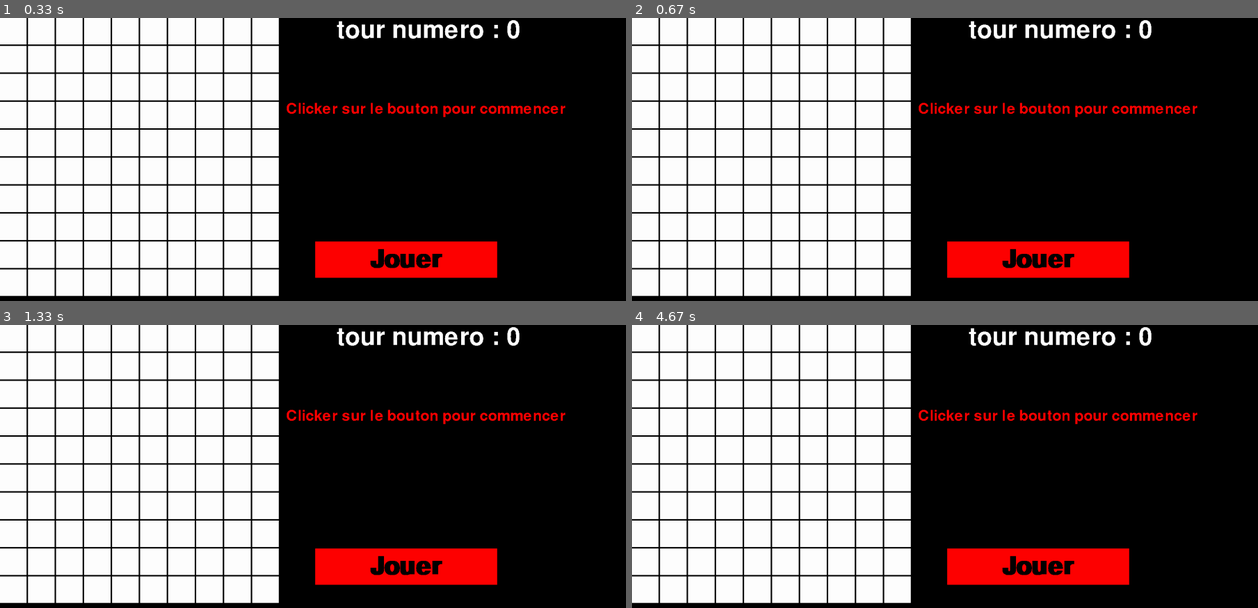
Above: before the commit, frames 1-4 (two rows, left to right).
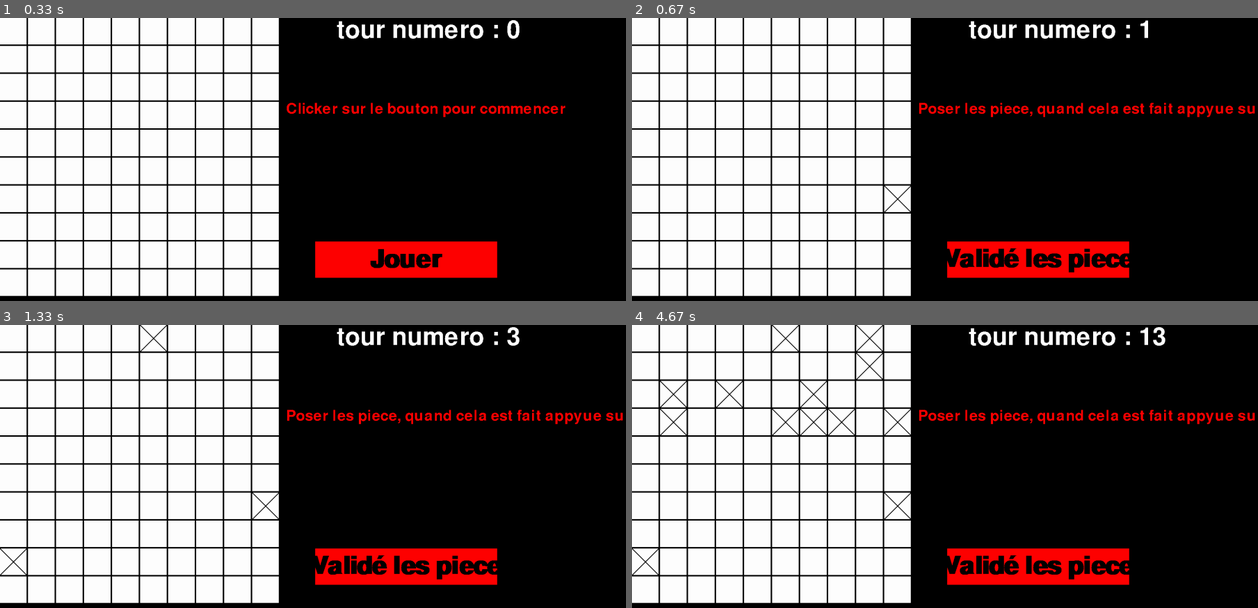
Above: after the commit, the same moments.

Repository: chokinyan/nsi-projet
Game: pygame game, started from trucsecret.py
Two runs of this game, one before a commit and one after it. Both use one fixed random seed, a clock stepped at 60 frames per second and the inputs below.
Inputs (mouse positions are in pixels of both pictures, inside the frame that each line leads up to):
- Up to frame 1 (0.33 s): no input
- Up to frame 2 (0.67 s): press the mouse at (1038, 258) at 0.37 s; move the mouse to (894, 187) at 0.47 s; release the mouse at (750, 117) at 0.6 s
- Up to frame 3 (1.33 s): press the mouse at (12, 562) at 0.7 s; move the mouse to (50, 517) at 0.8 s; release the mouse at (81, 472) at 0.93 s; press the mouse at (150, 336) at 1.03 s; move the mouse to (269, 392) at 1.13 s; release the mouse at (388, 446) at 1.27 s
- Up to frame 4 (4.67 s): press the mouse at (869, 364) at 1.53 s; move the mouse to (801, 364) at 1.63 s; release the mouse at (738, 361) at 1.77 s; press the mouse at (675, 392) at 1.87 s; move the mouse to (763, 378) at 1.97 s; release the mouse at (857, 361) at 2.1 s; press the mouse at (869, 336) at 2.2 s; move the mouse to (938, 358) at 2.3 s; release the mouse at (1013, 384) at 2.43 s; press the mouse at (813, 421) at 2.53 s; move the mouse to (769, 404) at 2.63 s; release the mouse at (725, 390) at 2.77 s; press the mouse at (894, 421) at 2.87 s; move the mouse to (832, 452) at 2.97 s; release the mouse at (769, 483) at 3.1 s; press the mouse at (782, 421) at 3.2 s; move the mouse to (907, 432) at 3.3 s; release the mouse at (1032, 441) at 3.43 s; press the mouse at (675, 421) at 3.53 s; move the mouse to (813, 489) at 3.63 s; release the mouse at (951, 557) at 3.77 s; press the mouse at (813, 392) at 3.87 s; move the mouse to (819, 381) at 3.97 s; release the mouse at (826, 367) at 4.1 s; press the mouse at (838, 421) at 4.2 s; move the mouse to (995, 441) at 4.3 s; release the mouse at (1145, 460) at 4.43 s; press the mouse at (725, 392) at 4.53 s; move the mouse to (932, 455) at 4.63 s

Frame 1 is identical in both runs. In frame 2, 2.5% of the frame differs, in the area x 40-100%, y 0-90%; in frame 3, 2.6%; in frame 4, 3.3%, in the area x 0-100%, y 0-90%.

Commit message:
commencement de l'ajout des pieces

Diff:
--- a/trucsecret.py
+++ b/trucsecret.py
@@ -10,7 +10,7 @@
 # 2 Contre-torpilleurs (3 cases) ;
 # 1 Torpilleur (2 cases).
 
-def phase_jeu(phase,ecran):
+def phase_jeu():
     if phase == 1:
         plateau_rect = [[] for i in range(10)]
         for j in range(10):
@@ -52,7 +52,7 @@
 tour_surf.blit(tour_texte,(0,0))
 ecran.blit(tour_surf.copy(),tour_rect)
 #75*75 les case
-text_rect = pygame.rect.Rect((plateau_rect[3][-1].x + plateau_rect[3][-1].width + 20,plateau_rect[3][-1].y),(930,plateau_rect[6][-1].y))
+text_rect = pygame.rect.Rect((plateau_rect[3][-1].x + plateau_rect[3][-1].width + 20,plateau_rect[3][-1].y),(930,plateau_rect[4][-1].y))
 txt_surf = ecran.subsurface(text_rect)
 texte_fond = pygame.font.SysFont("None",60)
 text = texte_fond.render("Clicker sur le bouton pour commencer",False,(255,0,0))
@@ -65,16 +65,25 @@
 bt_txt = bt_txt_fond.render("Jouer",False,(0,0,0))
 bouton_surf.blit(bt_txt,bt_txt.get_rect(center = bouton_surf.get_rect().center))
 ecran.blit(bouton_surf.copy(),bouton_rect)
+
 while not(end):
+
     pygame.display.flip()
+
     if game_play:
+
         for collone in plateau_rect:
+
             for case in collone:
+
                 if case.collidepoint(pygame.mouse.get_pos()) and pygame.mouse.get_pressed()[0]:
+
                     if toucher:
+
                         pygame.draw.line(ecran,(255,0,0),(case.x,case.y),(case.x + case.width,case.y + case.height),width=3)
                         pygame.draw.line(ecran,(255,0,0),(case.x,case.y + case.height),(case.x + case.width,case.y),width=3)
                     else:
+
                         pygame.draw.line(ecran,(0,0,0),(case.x,case.y),(case.x + case.width,case.y + case.height),width=3)
                         pygame.draw.line(ecran,(0,0,0),(case.x,case.y + case.height),(case.x + case.width,case.y),width=3)
                     tour += 1
@@ -85,11 +94,28 @@
                     pygame.display.flip()
                     pygame.time.wait(250)
 
+    if bouton_rect.collidepoint(pygame.mouse.get_pos()) and pygame.mouse.get_pressed()[0] and not(game_play):
+
+        game_play = True
+        txt_surf.fill((0,0,0))
+        text = texte_fond.render("Poser les piece, quand cela est fait appyue sur le bouton",False,(255,0,0))
+        txt_surf.blit(text,(0,0))
+        bouton_surf.fill((255,0,0))
+        bt_txt = bt_txt_fond.render("Validé les piece",False,(0,0,0))
+        bouton_surf.blit(bt_txt,bt_txt.get_rect(center = bouton_surf.get_rect().center))
+        ecran.blit(txt_surf.copy(),text_rect)
+        ecran.blit(bouton_surf.copy(),bouton_rect)
+
     if keyboard.is_pressed("Esc"):
+
         pygame.quit()
         quit()
+
     for event in pygame.event.get():
+
         if event.type == pygame.QUIT:
+
             end = True
+
 pygame.quit()
 quit()
